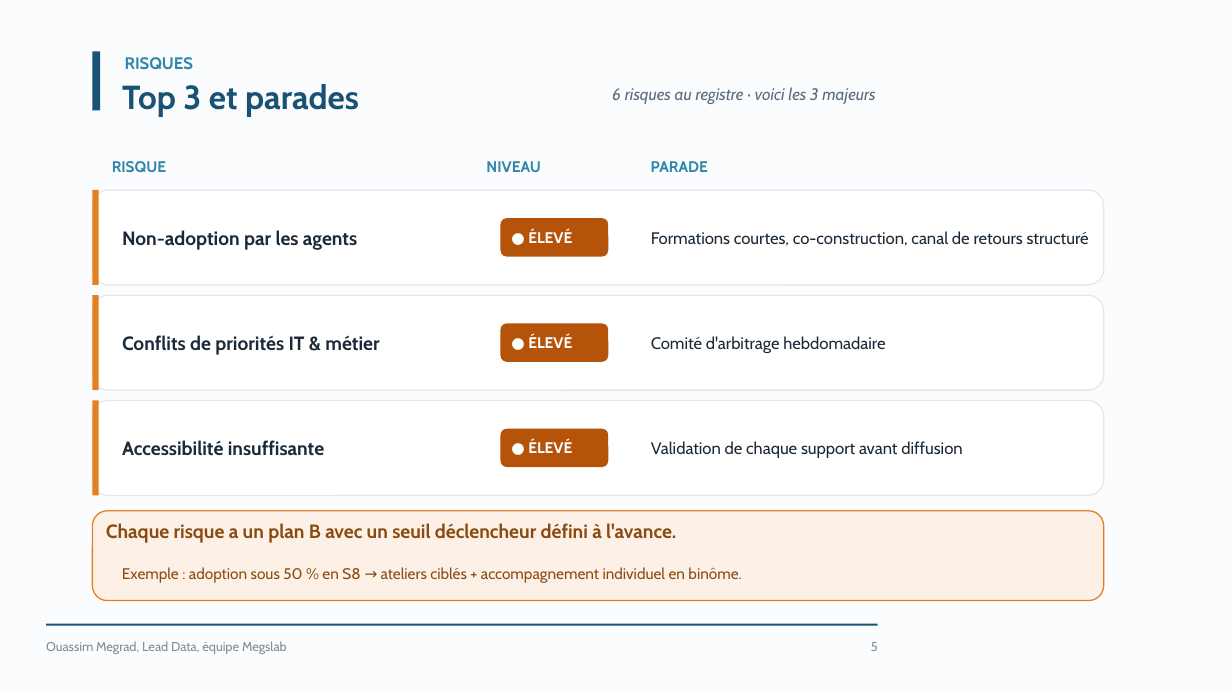
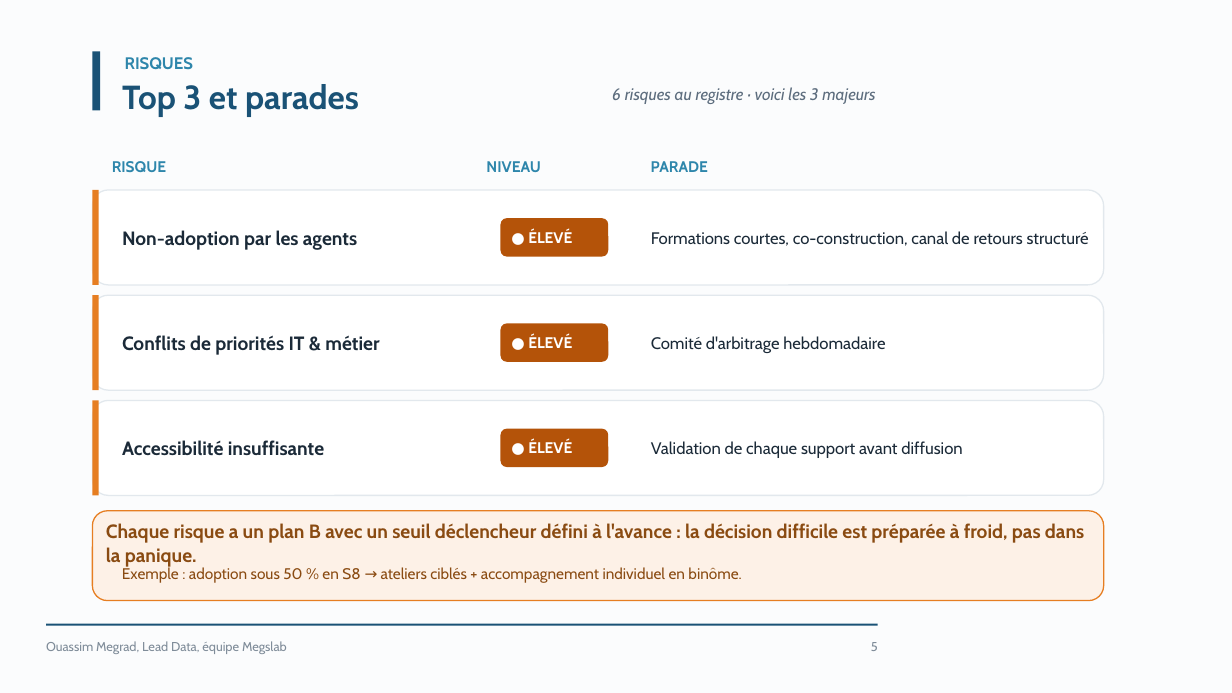
Before and after one commit to ouassim16wass/bloc_e4, a slide deck: slide 5 of livrables/support_reporting_direction.pptx. Drawn at 1232x693 pixels with LibreOffice and Linux fonts; fonts in the diff are those of the drawing. Boxes give left, top, right and bottom in pixels: in the first picture for what was removed or moved away, otherwise in the second. Text is boxed around its words. In the diff, an @@ line names an element or a change of style, - is before the commit and + after.

```diff
--- a/livrables/support_reporting_direction.pptx
+++ b/livrables/support_reporting_direction.pptx
@@ text in rounded rectangle at box(106, 523, 1084, 566): text changed @@
-Chaque risque a un plan B avec un seuil déclencheur défini à l'avance.
+Chaque risque a un plan B avec un seuil déclencheur défini à l'avance : la décision difficile est préparée à froid, pas dans la panique.
```
Also in this commit, not shown: 7 other slides changed, 1 slide added, 1 other file.
